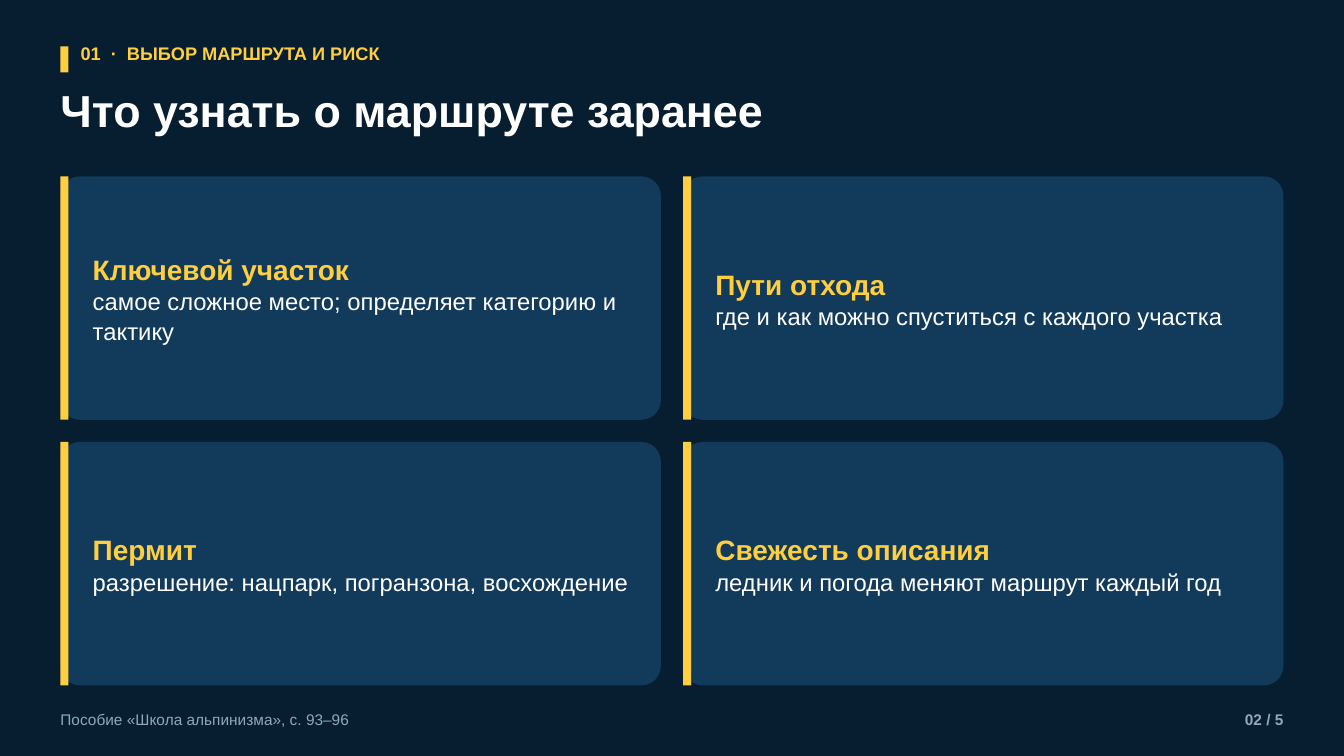
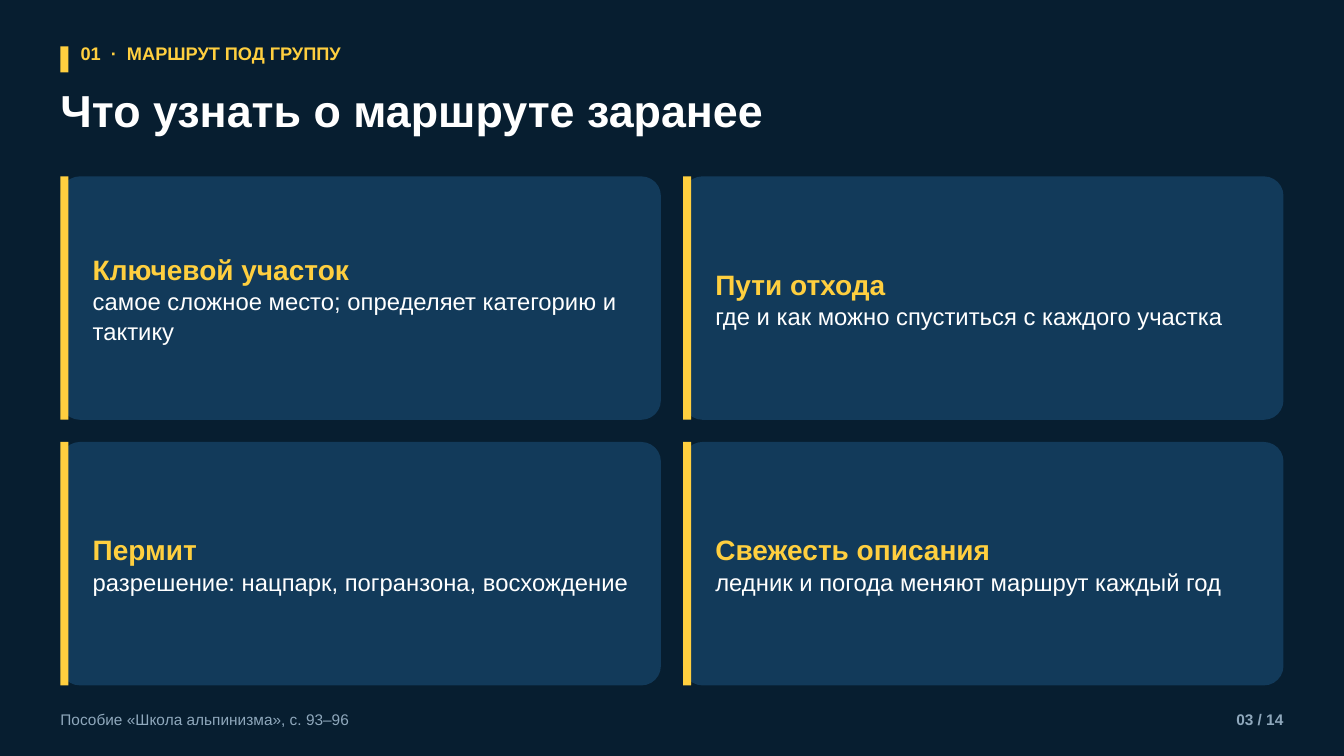
Before and after one commit to kirill54/far-education, a slide deck: slide 3 of presentations/lessons/M13-1_vybor-marshruta-i-risk.pptx (slide 2 before the commit). Drawn at 1344x756 pixels with LibreOffice and Linux fonts; fonts in the diff are those of the drawing. Boxes give left, top, right and bottom in pixels: in the first picture for what was removed or moved away, otherwise in the second. Text is boxed around its words. In the diff, an @@ line names an element or a change of style, - is before the commit and + after.

```diff
--- a/presentations/lessons/M13-1_vybor-marshruta-i-risk.pptx
+++ b/presentations/lessons/M13-1_vybor-marshruta-i-risk.pptx
@@ text at <box>81,47,341,64</box>: text changed @@
-01 · ВЫБОР МАРШРУТА И РИСК
+01 · МАРШРУТ ПОД ГРУППУ
@@ text at <box>1236,714,1283,725</box>: text changed @@
-02 / 5
+03 / 14
```
Also in this commit, not shown: 4 other slides changed, 9 slides added, 8 other files.
